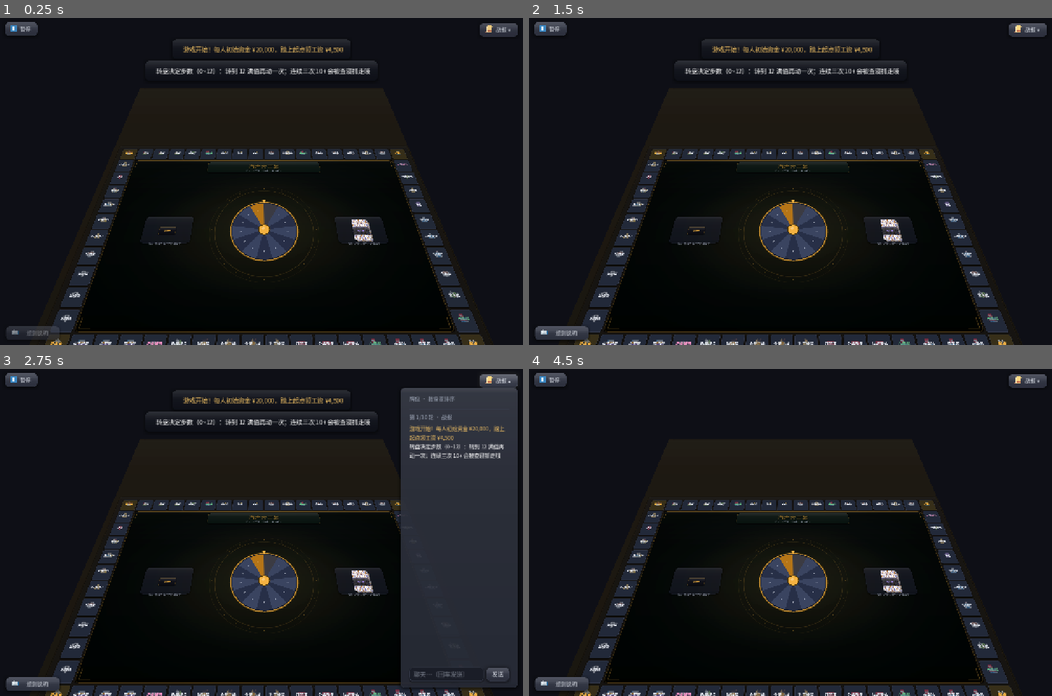
Above: before the commit, frames 1-4 (two rows, left to right).
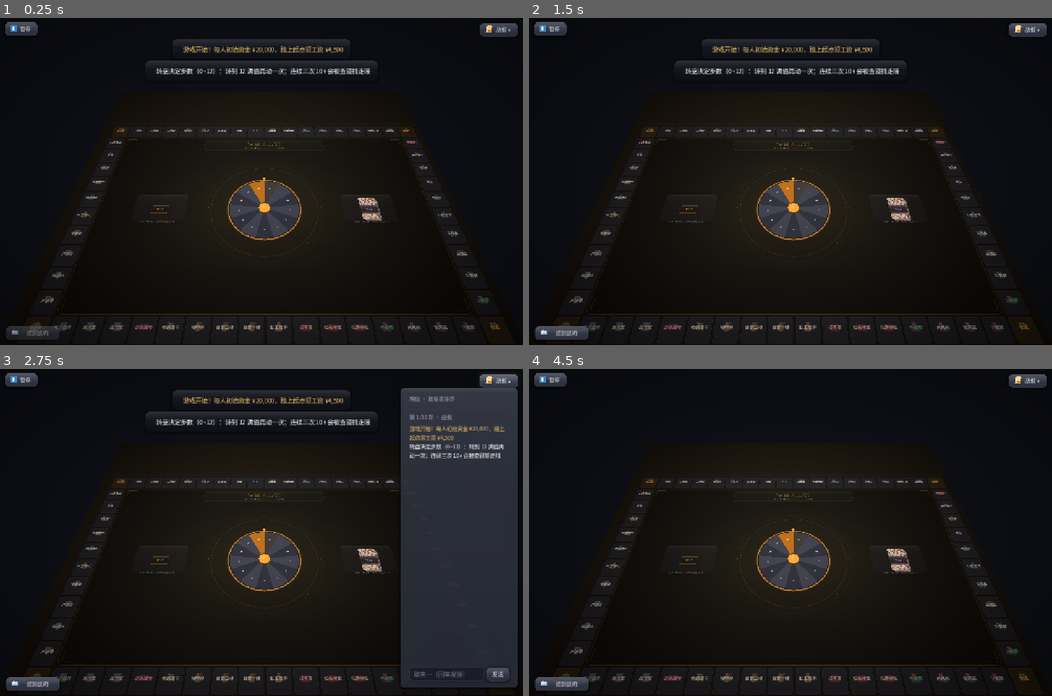
Above: after the commit, the same moments.

Repository: Lousync/dorm-monopoly
Game: Godot game, scene res://scenes/game.tscn
The game is run twice, just before and just after one commit, with the same random seed, the same clock (stepped at 60 frames per second) and the same inputs. This scene is started directly instead of the project's main scene.
Inputs:
- Up to frame 1 (0.25 s): no input
- Up to frame 2 (1.5 s): click "暂停" at 0.5 s; click "▶ 继续游戏" at 1.25 s
- Up to frame 3 (2.75 s): click "战报 ▾" at 2 s
- Up to frame 4 (4.5 s): click "战报 ▴" at 2.75 s; click "规则说明" at 3.5 s; click "收起 ▾" at 4.25 s

The runs differ from the first frame. In frame 1, 15% of the frame differs, in the area x 5-96%, y 33-100%; in frame 2, 15%; in frame 3, 13%; in frame 4, 15%.
Error in both runs: Out of bounds get index '0' (on base: 'Array') (res://scripts/game.gd:1053)

Commit message:
布局2.5D：加暖顶光、环境与屏幕层暗角
Compatibility 渲染器没有 SSAO/景深，氛围靠「一盏暖顶光 + 环境光 + 屏幕层暗角贴片」
凑（设计稿 §6.4 的七成目标）。暗角 mouse_filter=IGNORE，绝不吃点击。

同批做掉控制者点名的两条遗留与一条观感裁定：

- 透明像素显黑：桌面材质不再 UNSHADED，改逐像素着色 + alpha 混合。原先 UNSHADED 时
  顶光/环境光对棋盘一点作用都没有（氛围无从谈起），且 SubViewport 的透明像素被画成纯黑
  （实测老图里有 1.5 万个近黑像素）。
- 灯：DirectionalLight3D 换成 OmniLight3D（设计稿 §二），并压低到 y=2.4 / range=8.5 ——
  吊在 3.4 / range 12 时桌面上几乎均匀（中心与远端只差 14%），纵深感出不来。
- 棋盘/桌面比例：画布是整张方桌（棋盘 + 四条座位栏 + 上下死区），原样铺满读成「棋盘摆在
  桌上」（棋盘只占画布 79%×52%）。新增 TEX_WINDOW_PX 只取「棋盘 + 一圈木边」，材质
  uv1_scale/offset 与输入映射同源（少一边就会看到整张桌子、点到的却是窗口那块）；
  TableGeometry 相应改吃矩形窗口与矩形桌面（往返性质与 layout_test 同步）；相机拉近到
  CAM_DIST 4.4，棋盘回到画面主体。窗口上边界按「镜头跟着棋子平移也不切棋盘」定下限。

Diff:
--- a/scripts/table_3d.gd
+++ b/scripts/table_3d.gd
@@ -6,17 +6,31 @@
 ## 现有 BoardView 原样住在那个 SubViewport 里。屏幕层 HUD 在 game 上，叠在 3D 之上。
 ## 输入由本节点映射：屏幕点 → 相机射线 → 水平桌面 → UV → SubViewport 像素 → push_input。
 
-const TABLE_SIDE := 8.0          # 桌面边长（世界单位）
+const TABLE_W := 8.0             # 桌面宽度（世界单位）
 const VP_SIZE := Vector2i(2048, 2048)   # SubViewport 分辨率（清晰度靠它，见设计稿 §十 风险）
 const CAM_TILT_DEG := 50.0       # 俯角：0 = 平视，90 = 正俯视
 const CAM_FOV := 55.0            # 收窄默认 75°：探针实测默认 FOV 下桌面只占屏 1/4
+const CAM_DIST := 4.4            # 相机到注视点的水平距离；桌面变浅（见 TEX_WINDOW_PX）后
+                                 # 必须比 8×8 时代拉近一点，棋盘才仍是画面主体。
+
+# 贴图窗口：桌面只取画布上这一块（px，画布坐标系）。画布 = 整张方桌 —— 棋盘 + 四条座位栏
+# + 上下各一段死区；直接铺满画布会读成「棋盘摆在桌上」（实测取景下棋盘只占画布的 79% × 52%，
+# 上下两大条死区），与设计稿 §三「棋盘即桌面，外围露出一圈木桌边」不符。
+# 窗口上下各裁一刀，左右不裁：左右那两条是座位栏（指向性道具点人选目标的区域），裁了就没法点。
+# 上边界 348 是「跟着棋子平移时也不切棋盘」的下限 —— BoardView 的镜头会跟着当前棋子走，
+# 棋盘在画布里上下能晃到 canvas y 393..2092（实测），窗口再往上收就会切掉上排格子。
+const TEX_WINDOW_PX := Rect2(0.0, 348.0, 2048.0, 1700.0)
+# 桌面进深：与窗口同比例，否则贴图会被拉伸。
+const TABLE_D := TABLE_W * TEX_WINDOW_PX.size.y / TEX_WINDOW_PX.size.x
+const TABLE_SIZE := Vector2(TABLE_W, TABLE_D)
 
 var board: BoardView
 var viewport: SubViewport
 var camera: Camera3D
 var table_mesh: MeshInstance3D
-
-var _table_mat: StandardMaterial3D
+var vignette: ColorRect        # 屏幕层暗角贴片（build_vignette 造，挂在调用方给的屏幕上）
+
+var table_mat: StandardMaterial3D   # 桌面材质（取样窗口与 TEX_WINDOW_PX 同源）
 
 func _init() -> void:
 	_build_environment()
@@ -38,25 +52,46 @@
 func _build_table() -> void:
 	table_mesh = MeshInstance3D.new()
 	var pm := PlaneMesh.new()
-	pm.size = Vector2(TABLE_SIDE, TABLE_SIDE)     # PlaneMesh 躺在 XZ 平面，中心在原点
+	pm.size = TABLE_SIZE       # PlaneMesh 躺在 XZ 平面，中心在原点；宽 × 进深
 	table_mesh.mesh = pm
-	_table_mat = StandardMaterial3D.new()
-	_table_mat.shading_mode = BaseMaterial3D.SHADING_MODE_UNSHADED
-	_table_mat.texture_filter = BaseMaterial3D.TEXTURE_FILTER_LINEAR_WITH_MIPMAPS
-	table_mesh.material_override = _table_mat
+	table_mat = StandardMaterial3D.new()
+	# 不能用 UNSHADED：那样顶光与环境光对棋盘一点作用都没有，桌面只是一块死平的贴图。
+	# 走默认的逐像素着色，桌面才吃得到「中心亮、四周暗」；顺带开 alpha 混合 ——
+	# 画布（SubViewport.transparent_bg）的透明像素由此交给环境背景，
+	# 不再被渲染成黑（review 留给 T4 的遗留项）。
+	table_mat.transparency = BaseMaterial3D.TRANSPARENCY_ALPHA
+	table_mat.texture_filter = BaseMaterial3D.TEXTURE_FILTER_LINEAR_WITH_MIPMAPS
+	# 取样窗口必须和输入映射（TEX_WINDOW_PX）用同一块：材质默认采整张画布，
+	# 只改几何不改材质的话，看到的是整张桌子、点到的却是窗口那一块 —— 画面与命中不一致。
+	# uv1 采样是 UV * uv1_scale + uv1_offset（偏移在缩放之后）；uv1_* 是 Vector3，只用 xy。
+	table_mat.uv1_scale = Vector3(1.0, TEX_WINDOW_PX.size.y / float(VP_SIZE.y), 1.0)
+	table_mat.uv1_offset = Vector3(TEX_WINDOW_PX.position.x / float(VP_SIZE.x),
+		TEX_WINDOW_PX.position.y / float(VP_SIZE.y), 0.0)
+	table_mesh.material_override = table_mat
 	add_child(table_mesh)
 
-	var light := DirectionalLight3D.new()
-	light.rotation_degrees = Vector3(-52, -28, 0)
-	light.light_energy = 1.1
-	light.light_color = Color(1.0, 0.94, 0.85)    # 暖顶光
+	# 一盏暖色顶灯（设计稿 §二：OmniLight3D 带阴影）。用点光而不是平行光：平行光在桌面上
+	# 是均匀的，给不出纵深；点光吊在中心上方，桌面外圈自然压暗 —— Compatibility 没有 SSAO，
+	# 氛围全靠它 + 屏幕层暗角（设计稿 §6.4 的七成目标）。
+	# 灯压得比相机低、range 收紧：吊太高 / range 太宽 = 桌面上几乎均匀，纵深感出不来
+	# （实测 y=3.4 / range=12 时中心与远端只差 14%）。y=2.4 / range=8.5 时中心 0.70、
+	# 远端 0.48、四角 0.33 —— 中心亮、四周压暗。
+	var light := OmniLight3D.new()
+	light.position = Vector3(0.0, 2.4, 0.4)
+	light.light_color = Color(1.0, 0.90, 0.78)    # 暖顶光
+	light.light_energy = 2.4
+	light.omni_range = 8.5
+	light.omni_attenuation = 1.0
+	# 阴影先关：场景里目前只有桌面板本身，没有任何投影物（立牌还没做），开了等于每帧白跑
+	# 一张（双抛物面 = 2 个 pass）阴影图，画面一点不变。等立牌落地再打开。
+	light.shadow_enabled = false
 	add_child(light)
 
 func _build_camera() -> void:
 	camera = Camera3D.new()
 	camera.fov = CAM_FOV
 	# 按俯角求相机位置：水平距离 d，高度 d*tan(俯角)，看向桌面中心
-	var d := 5.0
+	var d := CAM_DIST
 	var rad := deg_to_rad(CAM_TILT_DEG)
 	# _init 阶段节点尚未入树，look_at 会报错 —— 必须用 look_at_from_position
 	camera.look_at_from_position(Vector3(0.0, d * tan(rad), d), Vector3.ZERO, Vector3.UP)
@@ -69,7 +104,7 @@
 	viewport.render_target_update_mode = SubViewport.UPDATE_ALWAYS
 	viewport.transparent_bg = true
 	add_child(viewport)
-	_table_mat.albedo_texture = viewport.get_texture()
+	table_mat.albedo_texture = viewport.get_texture()
 
 	board = BoardView.new()
 	board.set_anchors_preset(Control.PRESET_FULL_RECT)
@@ -79,14 +114,32 @@
 	board.overlay_right = 0.0
 	viewport.add_child(board)
 
+# ---------------- 屏幕层暗角（设计稿 §三 / §6.4） ----------------
+
+## 屏幕层暗角：四周压暗，补 Compatibility 渲染器没有的 SSAO / 景深。
+## 只造出来挂到调用方给的屏幕层上（挂哪儿、压在哪一层由 table_hud 决定）。
+func build_vignette(parent: Control) -> void:
+	vignette = ColorRect.new()
+	vignette.set_anchors_preset(Control.PRESET_FULL_RECT)
+	vignette.mouse_filter = Control.MOUSE_FILTER_IGNORE   # 只做外观，绝不吃点击
+	vignette.color = Color(0.0, 0.0, 0.0, 0.35)
+	var sh := Shader.new()
+	sh.code = """
+shader_type canvas_item;
+// 四周压暗：到中心的归一化半径越大越暗（暗角）
+void fragment() {
+	vec2 c = UV - vec2(0.5);
+	float r = length(c) / 0.7071;
+	float v = smoothstep(0.35, 1.0, r);
+	COLOR = vec4(0.0, 0.0, 0.0, v * COLOR.a);
+}
+"""
+	var mat := ShaderMaterial.new()
+	mat.shader = sh
+	vignette.material = mat
+	parent.add_child(vignette)
+
 # ---------------- 输入映射（见设计稿 §6.2） ----------------
-
-## 屏幕点 → SubViewport 像素坐标；射线打不到桌面则返回 null。
-func screen_to_viewport(screen_pt: Vector2) -> Variant:
-	var uv = screen_to_uv(screen_pt)
-	if uv == null:
-		return null
-	return TableGeometry.uv_to_viewport(uv as Vector2, viewport.size)
 
 ## 屏幕点 → 桌面 UV；打不到返回 null。
 func screen_to_uv(screen_pt: Vector2) -> Variant:
@@ -96,17 +149,24 @@
 	if hit == null:
 		return null
 	var local: Vector3 = table_mesh.global_transform.affine_inverse() * (hit as Vector3)
-	return TableGeometry.world_to_uv(local, TABLE_SIDE)
+	return TableGeometry.world_to_uv(local, TABLE_SIZE)
+
+## 屏幕点 → SubViewport 像素坐标；射线打不到桌面则返回 null。
+func screen_to_viewport(screen_pt: Vector2) -> Variant:
+	var uv = screen_to_uv(screen_pt)
+	if uv == null:
+		return null
+	return TableGeometry.uv_to_viewport(uv as Vector2, TEX_WINDOW_PX)
 
 ## SubViewport 像素坐标 → 屏幕像素坐标；该点不在桌面上时返回 null。
 ## （Task 3 的正变换 screen_to_viewport 的逆；见设计稿 §6.2 与批次 2 的 Task 3b）
 ## 用途：BoardView 的 tile/token/wheel_screen_pos 返回的是画布（SubViewport）坐标，
 ## 而消费它们的屏幕层 HUD 活在窗口空间 —— 少了这步换算，格详情卡会被 clamp 到屏幕边缘。
 func viewport_to_screen(pos: Vector2) -> Variant:
-	var uv := TableGeometry.viewport_to_uv(pos, viewport.size)
+	var uv := TableGeometry.viewport_to_uv(pos, TEX_WINDOW_PX)
 	if uv.x < 0.0 or uv.x > 1.0 or uv.y < 0.0 or uv.y > 1.0:
 		return null                       # 超出桌面范围
-	var world: Vector3 = table_mesh.global_transform * TableGeometry.uv_to_world(uv, TABLE_SIDE)
+	var world: Vector3 = table_mesh.global_transform * TableGeometry.uv_to_world(uv, TABLE_SIZE)
 	return camera.unproject_position(world)
 
 ## 沿视线推拉（滚轮缩放）。factor > 1 拉近。
--- a/scripts/table_geometry.gd
+++ b/scripts/table_geometry.gd
@@ -1,21 +1,26 @@
 class_name TableGeometry
 ## 2.5D 桌面的纯几何（见 doc/development/plans/v0.5.0-布局2.5D.md §6.2）。
 ## 刻意不依赖相机与场景：相机只负责给出射线的 origin/dir，几何全在这里，于是可无头单测。
+##
+## 桌面板是**矩形**（宽 × 进深），进深与「贴图窗口」同比例 —— 窗口取的是画布上棋盘 + 一圈木边
+## 那一块（见 TableView3D.TEX_WINDOW_PX），不是整张方画布，所以桌面不再是正方形。
 
 ## 射线与水平地面（y = floor_y）求交；打不到返回 null。
 static func hit_floor(origin: Vector3, dir: Vector3, floor_y: float = 0.0) -> Variant:
 	return Plane(Vector3.UP, floor_y).intersects_ray(origin, dir)
 
-## 桌面局部坐标 → UV(0~1)。PlaneMesh 躺在 XZ 平面、中心在原点，边长 side。
-static func world_to_uv(local: Vector3, side: float) -> Vector2:
-	return Vector2(local.x / side + 0.5, local.z / side + 0.5)
+## 桌面局部坐标 → UV(0~1)。PlaneMesh 躺在 XZ 平面、中心在原点，宽 size.x / 进深 size.y。
+static func world_to_uv(local: Vector3, size: Vector2) -> Vector2:
+	return Vector2(local.x / size.x + 0.5, local.z / size.y + 0.5)
 
 ## UV → 桌面局部坐标（y = 0，与 world_to_uv 互逆）。
-static func uv_to_world(uv: Vector2, side: float) -> Vector3:
-	return Vector3((uv.x - 0.5) * side, 0.0, (uv.y - 0.5) * side)
+static func uv_to_world(uv: Vector2, size: Vector2) -> Vector3:
+	return Vector3((uv.x - 0.5) * size.x, 0.0, (uv.y - 0.5) * size.y)
 
-static func uv_to_viewport(uv: Vector2, vp_size: Vector2i) -> Vector2:
-	return uv * Vector2(vp_size)
+## UV → SubViewport 画布像素。window 是画布上贴到桌面的那一块矩形（px，画布坐标系）：
+## 铺满整张画布就是 Rect2(0, 0, viewport.size)。
+static func uv_to_viewport(uv: Vector2, window: Rect2) -> Vector2:
+	return window.position + uv * window.size
 
-static func viewport_to_uv(pos: Vector2, vp_size: Vector2i) -> Vector2:
-	return pos / Vector2(vp_size)
+static func viewport_to_uv(pos: Vector2, window: Rect2) -> Vector2:
+	return (pos - window.position) / window.size
--- a/scripts/table_hud.gd
+++ b/scripts/table_hud.gd
@@ -42,6 +42,10 @@
 	g.board = g.table3d.board
 	g.board.tile_clicked.connect(g._on_tile_clicked)
 	g.board.seat_clicked.connect(g._on_seat_clicked)
+
+	# 屏幕层暗角：铺满屏幕、四角压暗（Compatibility 没有 SSAO/景深，氛围靠它补）。
+	# 挂在 hud 层之前 —— 压暗 3D 桌面，但不能盖住底栏/名册等屏幕层控件。
+	g.table3d.build_vignette(g)
 
 	# 屏幕层：不随摄像机旋转的悬浮控件都挂这里
 	var hud := Control.new()
--- a/tests/layout_test.gd
+++ b/tests/layout_test.gd
@@ -26,7 +26,9 @@
 		"向上的射线打不到地面（返回 null）")
 
 	print("== 世界 ↔ UV 往返 ==")
-	var side := 8.0
+	# 尺寸是 Vector2（宽 × 进深）：桌面非正方形 —— 贴图窗口取的是「棋盘 + 一圈木边」，
+	# 比例必须跟着窗口走，否则贴图被拉伸（Task 4 的棋盘/桌面比例）。
+	var side := Vector2(8.0, 8.0)
 	for uv in [Vector2(0.25, 0.25), Vector2(0.75, 0.25), Vector2(0.25, 0.75),
 			Vector2(0.75, 0.75), Vector2(0.5, 0.5), Vector2(0.0, 1.0)]:
 		var w := TableGeometry.uv_to_world(uv, side)
@@ -34,14 +36,22 @@
 		_check(back.distance_to(uv) < 0.0001, "UV %s → 世界 %s → UV %s" % [uv, w, back])
 	_check(TableGeometry.uv_to_world(Vector2(0.25, 0.25), side).is_equal_approx(Vector3(-2, 0, -2)),
 		"UV(0.25,0.25) 落在远左（z 负）")
-
-	print("== UV ↔ SubViewport 像素往返 ==")
-	var vp := Vector2i(2048, 2048)
+	_check(TableGeometry.uv_to_world(Vector2(0.25, 0.25), Vector2(8.0, 4.0)).is_equal_approx(Vector3(-2, 0, -1)),
+		"非正方形桌面：进深按自己的边长折算（8×4 → z=-1）")
+
+	print("== UV ↔ SubViewport 像素往返（贴图窗口）==")
+	# 窗口是画布上的一块矩形（px）。恒等窗口（0,0,2048,2048）= 铺满整张画布的老行为。
+	var vp := Rect2(0.0, 0.0, 2048.0, 2048.0)
 	for uv in [Vector2(0.0, 0.0), Vector2(0.25, 0.25), Vector2(0.5, 0.5), Vector2(1.0, 1.0)]:
 		var px := TableGeometry.uv_to_viewport(uv, vp)
 		var back := TableGeometry.viewport_to_uv(px, vp)
 		_check(back.distance_to(uv) < 0.0001, "UV %s → px %s → UV %s" % [uv, px, back])
 	_check(TableGeometry.uv_to_viewport(Vector2(0.5, 0.5), vp) == Vector2(1024, 1024), "中心映射到像素中心")
+	var half := Rect2(400.0, 300.0, 1000.0, 800.0)
+	_check(TableGeometry.uv_to_viewport(Vector2(0.5, 0.5), half) == Vector2(900.0, 700.0),
+		"窗口不铺满画布时，UV 中心映射到窗口中心")
+	_check(TableGeometry.viewport_to_uv(Vector2(400.0, 300.0), half) == Vector2.ZERO,
+		"窗口左上角 = UV 原点")
 
 	print("== TableView3D 容器结构 ==")
 	# 用运行时 load() 取 TableView3D，而不是写类名：--script 入口脚本的静态依赖链在
@@ -62,16 +72,54 @@
 	_check(absf(tilt - t3.CAM_TILT_DEG) < 8.0,
 		"俯角接近配置值 %.0f°（实得 %.1f°）" % [t3.CAM_TILT_DEG, tilt])
 
+	print("== 棋盘 / 桌面比例：贴图只取画布的一块（棋盘铺满桌面）==")
+	# 画布 = 整张方桌（棋盘 + 四条座位栏 + 上下死区），棋盘只占其中一小块。
+	# 直接铺满画布就会读成「棋盘摆在桌上」；贴图窗口把棋盘外那一小圈木边之外的都裁掉。
+	var win: Rect2 = t3.TEX_WINDOW_PX
+	_check(win.position.x >= 0.0 and win.position.y >= 0.0
+			and win.position.x + win.size.x <= 2048.0 and win.position.y + win.size.y <= 2048.0,
+		"贴图窗口落在画布内（窗口 %s）" % win)
+	_check(win.size.y < 2048.0 or win.size.x < 2048.0,
+		"贴图窗口比整张画布小（%s < 2048²，即真的裁掉了桌面外的死区）" % win.size)
+	_check(absf(t3.TABLE_D / t3.TABLE_W - win.size.y / win.size.x) < 0.002,
+		"桌面宽:进深 与 窗口宽:高 同比例（贴图不被拉伸：%.3f vs %.3f）"
+			% [t3.TABLE_D / t3.TABLE_W, win.size.y / win.size.x])
+	# 材质取样窗口必须与输入映射同源：只改几何不改材质 → 看到的是整张桌子、点到的却是窗口那块。
+	# （本任务实现时真踩过这个坑：出图「变好」了、点击却整体错位。）
+	var canvas := Vector2(t3.VP_SIZE)
+	var want_scale := Vector2(win.size.x / canvas.x, win.size.y / canvas.y)
+	var want_offset := Vector2(win.position.x / canvas.x, win.position.y / canvas.y)
+	_check(Vector2(t3.table_mat.uv1_scale.x, t3.table_mat.uv1_scale.y).is_equal_approx(want_scale)
+			and Vector2(t3.table_mat.uv1_offset.x, t3.table_mat.uv1_offset.y).is_equal_approx(want_offset),
+		"桌面材质取样窗口 = 输入映射的窗口（scale %s / offset %s）"
+			% [t3.table_mat.uv1_scale, t3.table_mat.uv1_offset])
+
+	print("== 暗角贴片 ==")
+	# 暗角由 build_vignette(parent) 造出来并挂到**屏幕层**（容器自己不管挂载），
+	# 所以这里要自己给一个父 Control —— 裸容器上 vignette 恒为 null（计划原文那三条
+	# 断言在裸容器上不可能通过，见 Ruling 2）。
+	var vig_parent := Control.new()
+	vig_parent.set_anchors_preset(Control.PRESET_FULL_RECT)
+	vig_parent.mouse_filter = Control.MOUSE_FILTER_IGNORE   # 别让测试自己建的父层吃掉后面注入的点击
+	root.add_child(vig_parent)
+	t3.build_vignette(vig_parent)
+	_check(t3.vignette != null, "容器带暗角贴片")
+	_check(t3.vignette.mouse_filter == Control.MOUSE_FILTER_IGNORE,
+		"暗角不吃鼠标（否则整屏点不动）")
+	_check(t3.vignette.color.a > 0.0, "暗角有可见的暗度")
+	_check(t3.vignette.get_parent() == vig_parent, "暗角挂在调用方给的屏幕层上")
+	_check(t3.vignette.material is ShaderMaterial and (t3.vignette.material as ShaderMaterial).shader != null,
+		"暗角是 shader 画的四周压暗（不是一块死黑）")
+
 	# ---- 输入映射（Task 3）：相机与视口要真的入树、布局过一帧 ----
 	await process_frame
 	await process_frame
 	print("== 屏幕点 → 桌面 → SubViewport 往返 ==")
-	var vp_size: Vector2i = t3.viewport.size
 	for uv in [Vector2(0.25, 0.25), Vector2(0.75, 0.25), Vector2(0.25, 0.75), Vector2(0.75, 0.75)]:
-		var world: Vector3 = t3.table_mesh.global_transform * TableGeometry.uv_to_world(uv, t3.TABLE_SIDE)
+		var world: Vector3 = t3.table_mesh.global_transform * TableGeometry.uv_to_world(uv, t3.TABLE_SIZE)
 		var screen_pt: Vector2 = t3.camera.unproject_position(world)
 		var got = t3.screen_to_viewport(screen_pt)
-		var want := TableGeometry.uv_to_viewport(uv, vp_size)
+		var want := TableGeometry.uv_to_viewport(uv, win)
 		_check(got != null and (got as Vector2).distance_to(want) < 2.0,
 			"UV %s：屏幕 %s → SubViewport %s（期望 %s）" % [uv, screen_pt, got, want])
 	# 「打不到桌面」在视口内不可达：俯角 50° − 垂直半 FOV 27.5° = 22.5° > 0，
@@ -83,8 +131,8 @@
 	# 反之：桌面之外的屏幕点仍给坐标，只是落在 SubViewport 矩形之外（设计稿 §6.2 的
 	# 平面是无界的），SubViewport 内的 2D 控件自己会忽略越界点。
 	var off = t3.screen_to_viewport(Vector2(2.0, 2.0))
-	_check(off != null and not Rect2(Vector2.ZERO, Vector2(vp_size)).has_point(off as Vector2),
-		"桌面之外的屏幕点返回桌面外坐标（实得 %s）" % off)
+	_check(off != null and not win.has_point(off as Vector2),
+		"桌面之外的屏幕点返回贴图窗口外的坐标（实得 %s）" % off)
 
 	# ---- 反变换（Task 3b）：棋盘画布坐标 → 屏幕坐标 ----
 	# 为什么必须单独钉：BoardView 搬进 SubViewport 后，tile/token/wheel_screen_pos 返回的是
@@ -93,7 +141,7 @@
 	print("== 屏幕 ↔ SubViewport 往返（反变换）==")
 	for uv in [Vector2(0.25, 0.25), Vector2(0.5, 0.5), Vector2(0.75, 0.75)]:
 		var screen_pt: Vector2 = t3.camera.unproject_position(
-			t3.table_mesh.global_transform * TableGeometry.uv_to_world(uv, t3.TABLE_SIDE))
+			t3.table_mesh.global_transform * TableGeometry.uv_to_world(uv, t3.TABLE_SIZE))
 		var vp_pt = t3.screen_to_viewport(screen_pt)
 		_check(vp_pt != null, "正变换可解 UV %s" % uv)
 		if vp_pt == null:
@@ -141,7 +189,7 @@
 	var got_events: Array = []
 	probe.gui_input.connect(func(ev: InputEvent) -> void: got_events.append(ev))
 	await process_frame
-	var mid_world: Vector3 = t3.table_mesh.global_transform * TableGeometry.uv_to_world(Vector2(0.5, 0.5), t3.TABLE_SIDE)
+	var mid_world: Vector3 = t3.table_mesh.global_transform * TableGeometry.uv_to_world(Vector2(0.5, 0.5), t3.TABLE_SIZE)
 	var click := InputEventMouseButton.new()
 	click.button_index = MOUSE_BUTTON_LEFT
 	click.pressed = true
@@ -152,8 +200,8 @@
 	if got_events.size() == 1:
 		var ev_mb := got_events[0] as InputEventMouseButton
 		var got_pos: Vector2 = ev_mb.position if ev_mb != null else Vector2(-9999.0, -9999.0)
-		_check(got_pos.distance_to(Vector2(1024, 1024)) < 2.0,
-			"控件收到的坐标是 SubViewport 空间的桌面中心（实得 %s）" % got_pos)
+		_check(got_pos.distance_to(win.get_center()) < 2.0,
+			"控件收到的坐标是贴图窗口中心（棋盘中心，实得 %s）" % got_pos)
 	# 悬停同理（InputEventMouseMotion）
 	got_events.clear()
 	var mm := InputEventMouseMotion.new()
